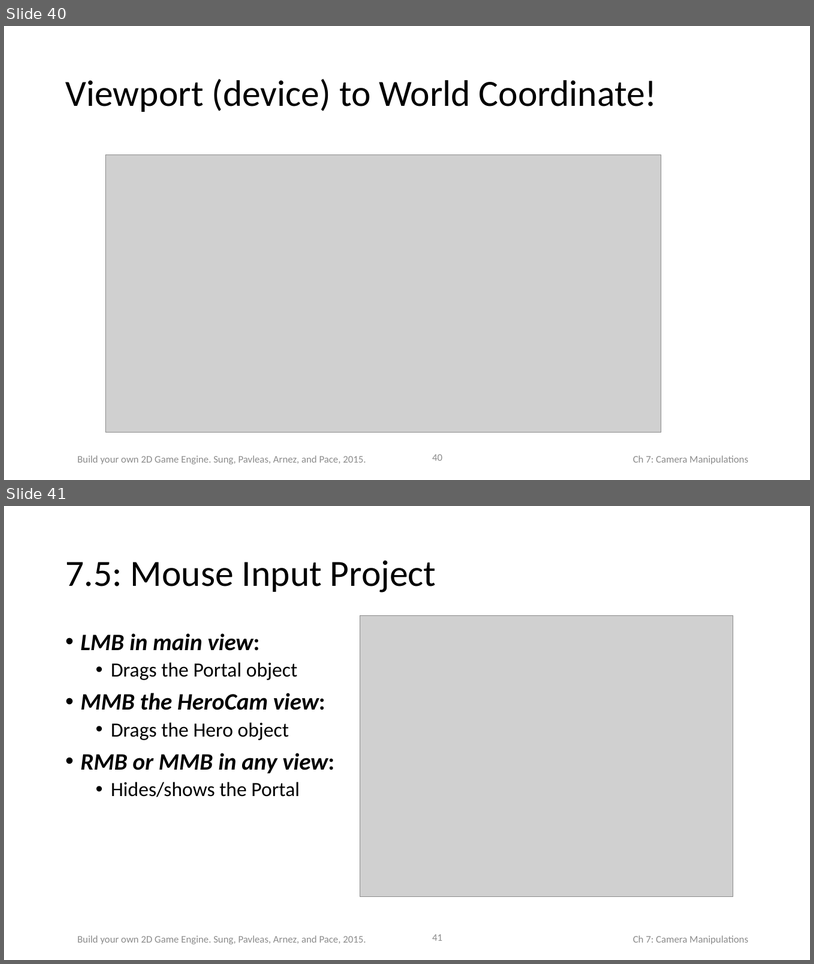
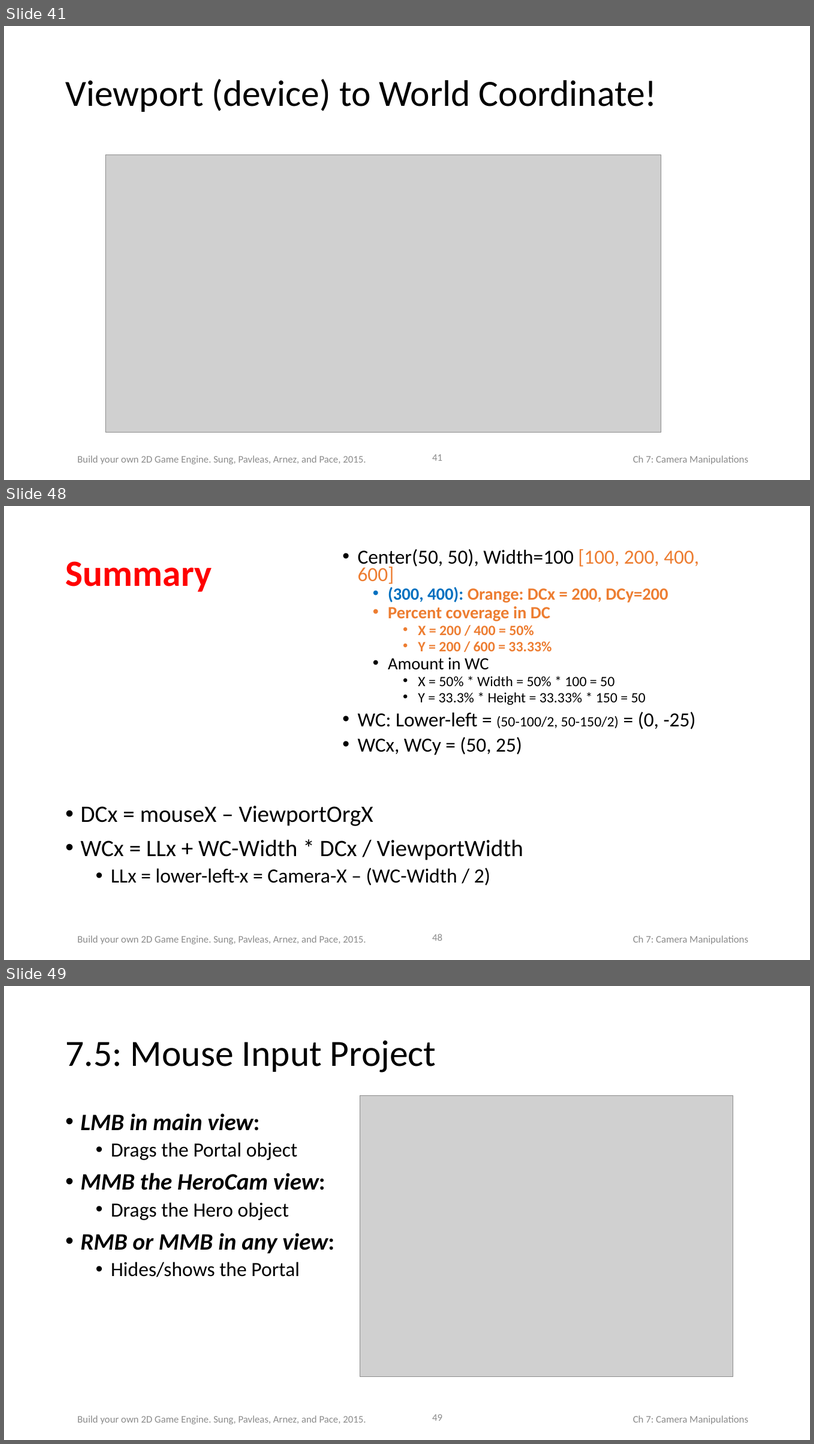
Before and after one commit to HTML5GameEngineGroup/html5engine, a slide deck: BookChapterContent/Slides/Chap7.pptx. Shown one above the other, each under a label of ours: slides 40 and 41 before the commit, slides 41, 48 and 49 after it; the slides between them are not shown. The pictures are 814x964 and 814x1444 pixels, drawn with LibreOffice and Linux fonts; fonts in the diff are those of the drawing; grey boxes stand for pictures. Boxes give left, top, right and bottom in pixels: in the first picture for what was removed or moved away, otherwise in the second. Text is boxed around its words. In the diff, an @@ line names an element or a change of style, - is before the commit and + after.

```diff
--- a/BookChapterContent/Slides/Chap7.pptx
+++ b/BookChapterContent/Slides/Chap7.pptx
@@ slide 48 added at box(4, 506, 810, 960), background #FFFFFF; not listed: 3 template elements that a slide beside it also shows @@
@@ text added at box(358, 549, 699, 755), 17 pt, text #000000 @@
+• Center(50, 50), Width=100 [100, 200, 400, 600]
+  • (300, 400): Orange: DCx = 200, DCy=200
+  • Percent coverage in DC
+    • X = 200 / 400 = 50%
+    • Y = 200 / 600 = 33.33%
+  • Amount in WC
+    • X = 50% * Width = 50% * 100 = 50
+    • Y = 33.3% * Height = 33.33% * 150 = 50
+• WC: Lower-left = (50-100/2, 50-150/2) = (0, -25)
+• WCx, WCy = (50, 25)
@@ title added at box(65, 561, 212, 592), 44 pt, text #FF0000, bold @@
+Summary
@@ text added at box(81, 805, 524, 885), 28 pt, text #000000 @@
+• DCx = mouseX – ViewportOrgX
+• WCx = LLx + WC-Width * DCx / ViewportWidth
+  • LLx = lower-left-x = Camera-X – (WC-Width / 2)
@@ what was slide 40 is now slide 41 @@
@@ page number at box(432, 454, 443, 460): text changed @@
-40
+41
@@ what was slide 41 is now slide 49 @@
@@ page number at box(432, 1414, 443, 1420): text changed @@
-41
+49
```
Also in this commit, not shown: 1 slide changed, 7 other slides added.
